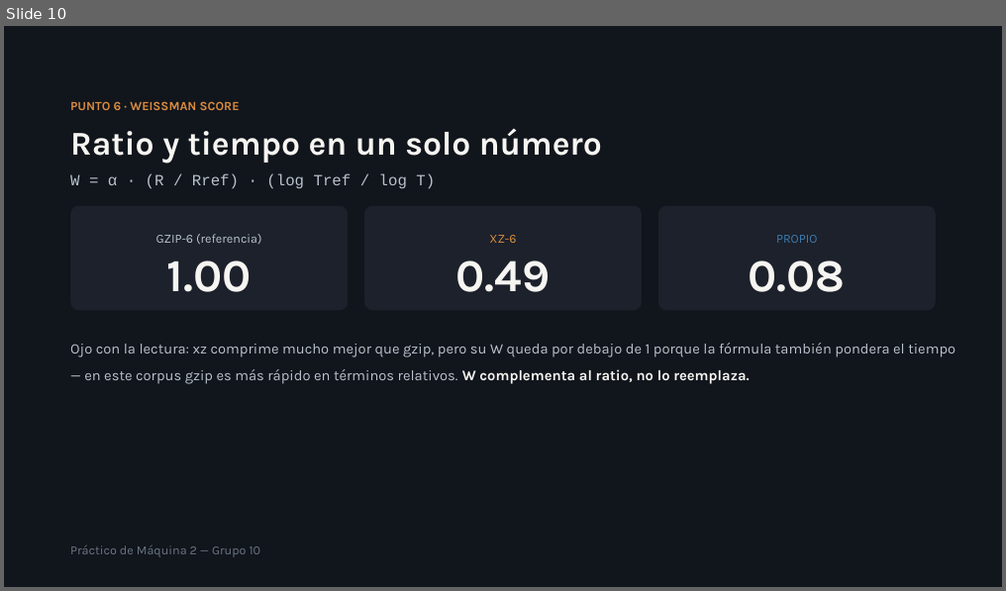
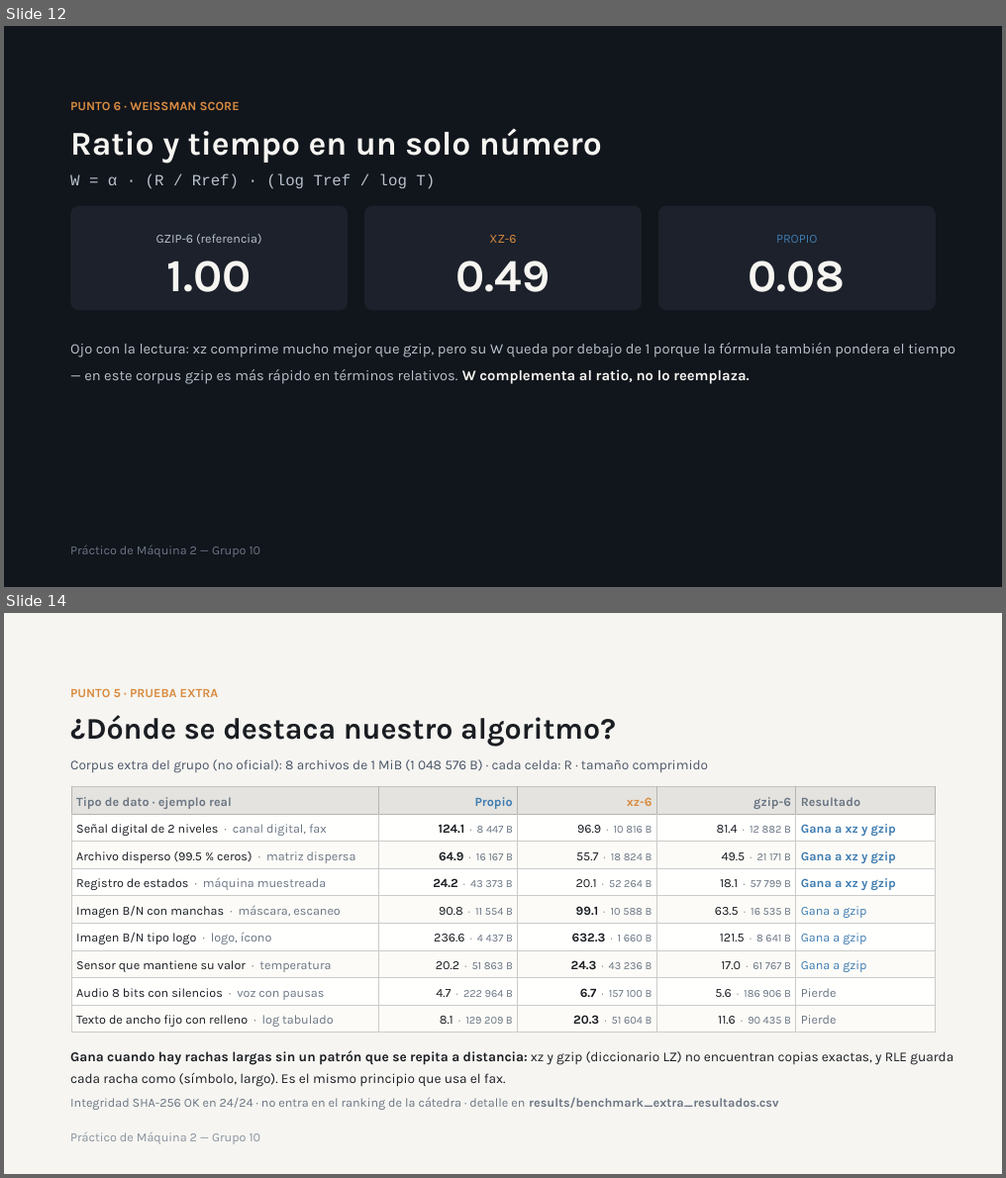
Before and after one commit to BaltasarOrtiz/FACULTAD-FCEFN, a slide deck: Teoria de la Información/Parcial 1/Presentaciones/Práctico de Máquina 2 — RLE+Shannon vs xz.pptx. Shown one above the other, each under a label of ours: slide 10 before the commit, slides 12 and 14 after it; the slides between them are not shown. The pictures are 1006x591 and 1006x1178 pixels, drawn with LibreOffice and Linux fonts; fonts in the diff are those of the drawing. Boxes give left, top, right and bottom in pixels: in the first picture for what was removed or moved away, otherwise in the second. Text is boxed around its words. In the diff, an @@ line names an element or a change of style, - is before the commit and + after.

```diff
--- a/Teoria de la Información/Parcial 1/Presentaciones/Práctico de Máquina 2 — RLE+Shannon vs xz.pptx
+++ b/Teoria de la Información/Parcial 1/Presentaciones/Práctico de Máquina 2 — RLE+Shannon vs xz.pptx
@@ slide 14 added at [4,613,1002,1174], background #F6F5F1 @@
@@ text added at [70,688,219,697], 12 pt, text #D98B3F, bold @@
+PUNTO 5 · PRUEBA EXTRA
@@ title added at [70,715,616,746], 28.8 pt, text #1A1D22, bold @@
+¿Dónde se destaca nuestro algoritmo?
@@ text added at [70,760,708,773], 13 pt, text #4A5568 @@
+Corpus extra del grupo (no oficial): 8 archivos de 1 MiB (1 048 576 B) · cada celda: R · tamaño comprimido
@@ table added at [71,786,936,1032], 9 rows, 5 columns @@
+Tipo de dato · ejemplo real | Propio | xz-6 | gzip-6 | Resultado
+Señal digital de 2 niveles · canal digital, fax | 124.1 · 8 447 B | 96.9 · 10 816 B | 81.4 · 12 882 B | Gana a xz y gzip
+Archivo disperso (99.5 % ceros) · matriz dispersa | 64.9 · 16 167 B | 55.7 · 18 824 B | 49.5 · 21 171 B | Gana a xz y gzip
+Registro de estados · máquina muestreada | 24.2 · 43 373 B | 20.1 · 52 264 B | 18.1 · 57 799 B | Gana a xz y gzip
+Imagen B/N con manchas · máscara, escaneo | 90.8 · 11 554 B | 99.1 · 10 588 B | 63.5 · 16 535 B | Gana a gzip
+Imagen B/N tipo logo · logo, ícono | 236.6 · 4 437 B | 632.3 · 1 660 B | 121.5 · 8 641 B | Gana a gzip
+Sensor que mantiene su valor · temperatura | 20.2 · 51 863 B | 24.3 · 43 236 B | 17.0 · 61 767 B | Gana a gzip
+Audio 8 bits con silencios · voz con pausas | 4.7 · 222 964 B | 6.7 · 157 100 B | 5.6 · 186 906 B | Pierde
+Texto de ancho fijo con relleno · log tabulado | 8.1 · 129 209 B | 20.3 · 51 604 B | 11.6 · 90 435 B | Pierde
@@ text added at [70,1051,953,1110], 13 pt, text #1A1D22 @@
+Gana cuando hay rachas largas sin un patrón que se repita a distancia: xz y gzip (diccionario LZ) no encuentran copias exactas, y RLE guarda cada racha como (símbolo, largo). Es el mismo principio que usa el fax.
+Integridad SHA-256 OK en 24/24 · no entra en el ranking de la cátedra · detalle en results/benchmark_extra_resultados.csv
@@ text added at [70,1133,261,1145], 12 pt, text #8A93A0 @@
+Práctico de Máquina 2 — Grupo 10
@@ what was slide 10 is now slide 12 @@
```
Also in this commit, not shown: 7 slides changed, 6 other slides added, 2 slides removed, 4 other files.
